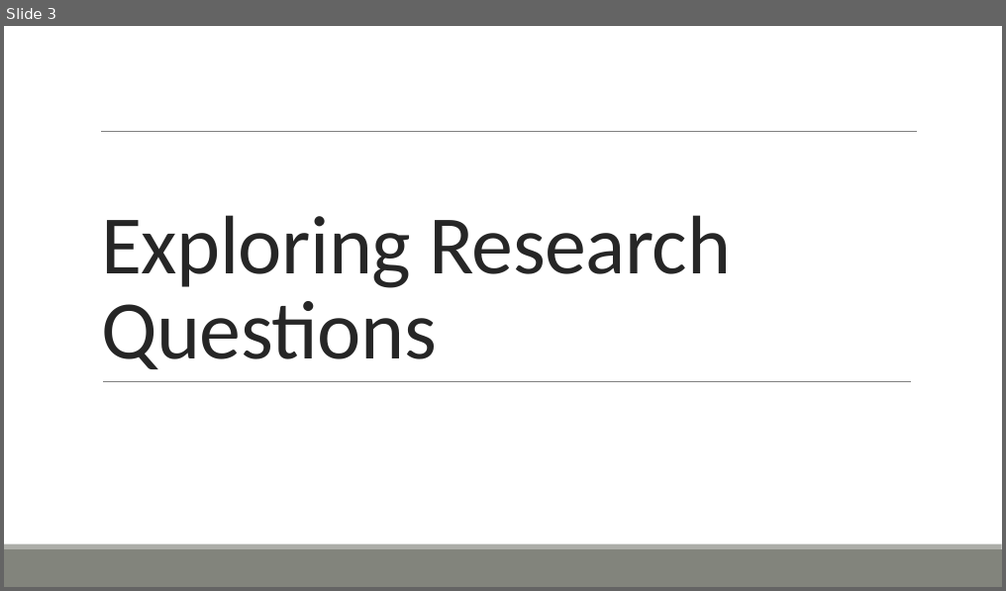
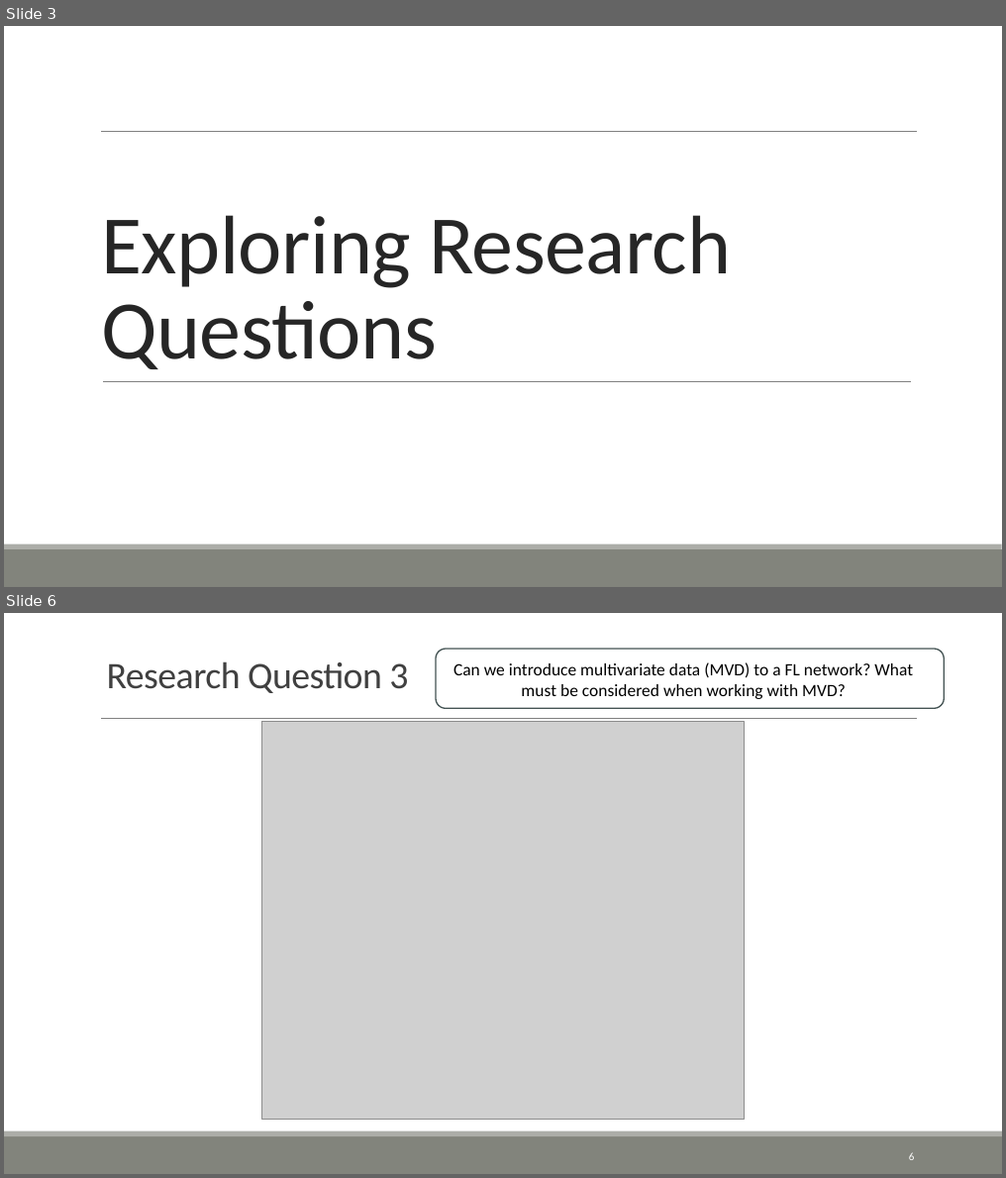
Before and after one commit to ofithcheallaigh/phd, a slide deck: Presentations/Supervisor Meetings/2024/20240301.pptx. Shown one above the other, each under a label of ours: slide 3 before the commit, slides 3 and 6 after it; the slides between them are not shown. The pictures are 1006x591 and 1006x1178 pixels, drawn with LibreOffice and Linux fonts; fonts in the diff are those of the drawing; grey boxes stand for pictures. Boxes give left, top, right and bottom in pixels: in the first picture for what was removed or moved away, otherwise in the second. Text is boxed around its words. In the diff, an @@ line names an element or a change of style, - is before the commit and + after.

Commit message:
Updating presentation with new format and questions

```diff
--- a/Presentations/Supervisor Meetings/2024/20240301.pptx
+++ b/Presentations/Supervisor Meetings/2024/20240301.pptx
@@ slide 6 added at (4,613,1002,1174), background #FFFFFF; not listed: 3 template elements that a slide beside it also shows @@
@@ text added at (107,662,408,693), 36 pt, text #404040 @@
+Research Question 3
@@ rounded rectangle added at (436,649,944,709), outline #455453 1.25 pt @@
@@ text added at (453,663,913,699), 16.6 pt, text #000000 @@
+Can we introduce multivariate data (MVD) to a FL network? What must be considered when working with MVD?
@@ picture added at (261,722,745,1119) @@
@@ page number added at (909,1153,915,1160), 10.5 pt, text #FFFFFF @@
+6
```
Also in this commit, not shown: 4 slides changed, 4 other slides added, 3 slides removed.
